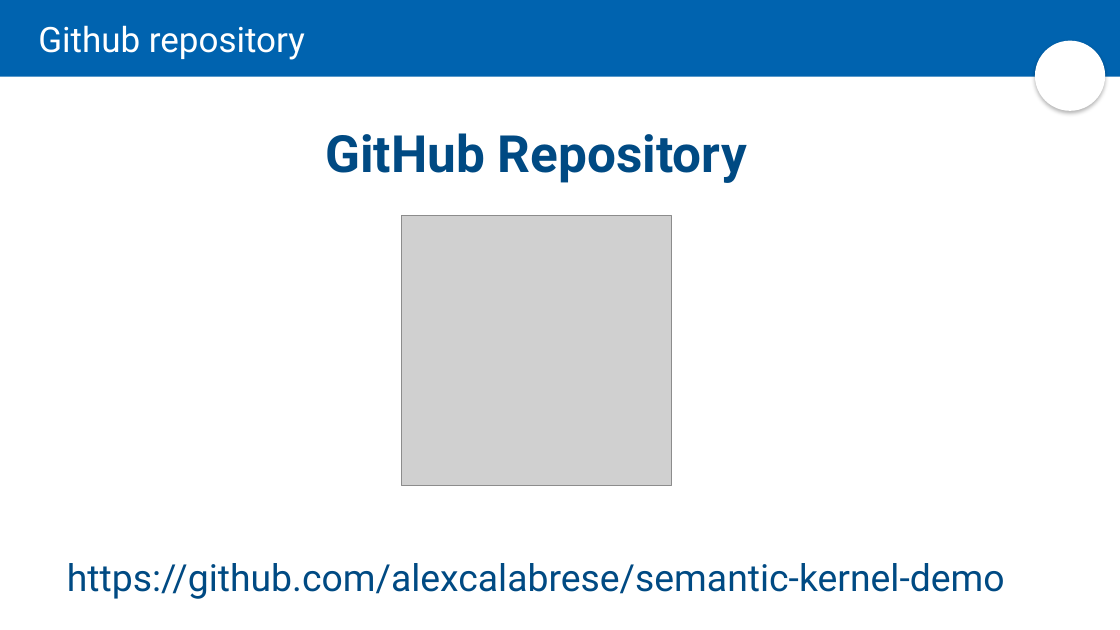
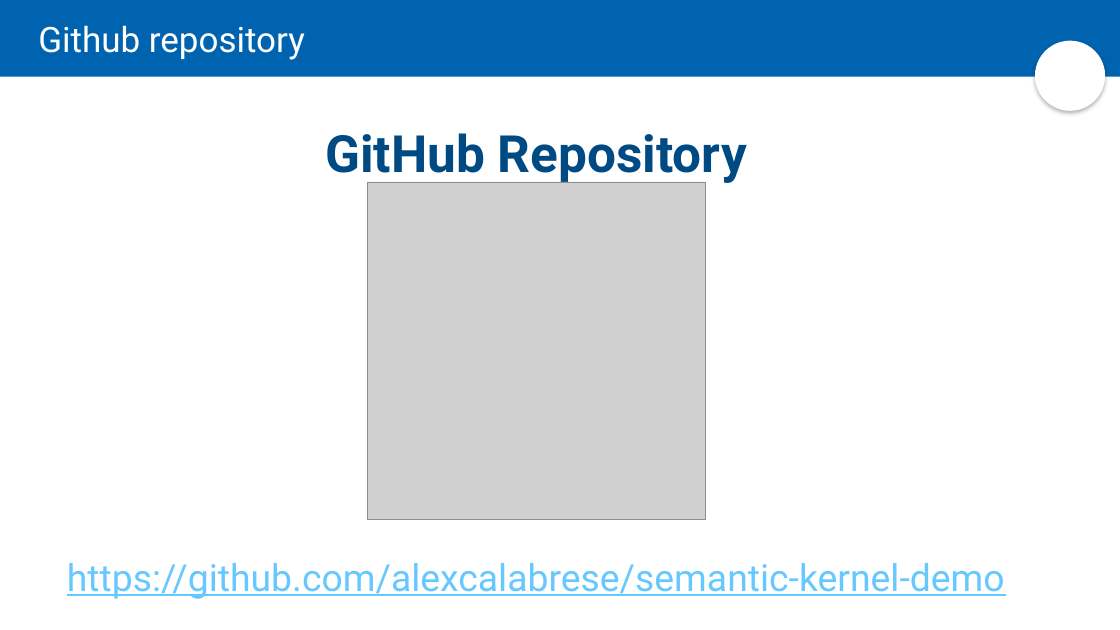
Before and after one commit to alexcalabrese/semantic-kernel-demo, a slide deck: slide 17 of Presentation.pptx. Drawn at 1120x630 pixels with LibreOffice and Linux fonts; fonts in the diff are those of the drawing; grey boxes stand for pictures; background and template pictures are left out. Boxes give left, top, right and bottom in pixels: in the first picture for what was removed or moved away, otherwise in the second. Text is boxed around its words. In the diff, an @@ line names an element or a change of style, - is before the commit and + after.

Commit message:
Updated qr inside slides

```diff
--- a/Presentation.pptx
+++ b/Presentation.pptx
@@ picture: place and size @@
-picture at [402, 215, 672, 486]
+picture at [368, 182, 706, 520]
@@ text at [67, 563, 1005, 599]: text colour #004A83 to #65C8FF, underline on in "https://github.com/alexcalabrese/semantic-kernel-demo" @@
```
Also in this commit, not shown: 1 other file.
